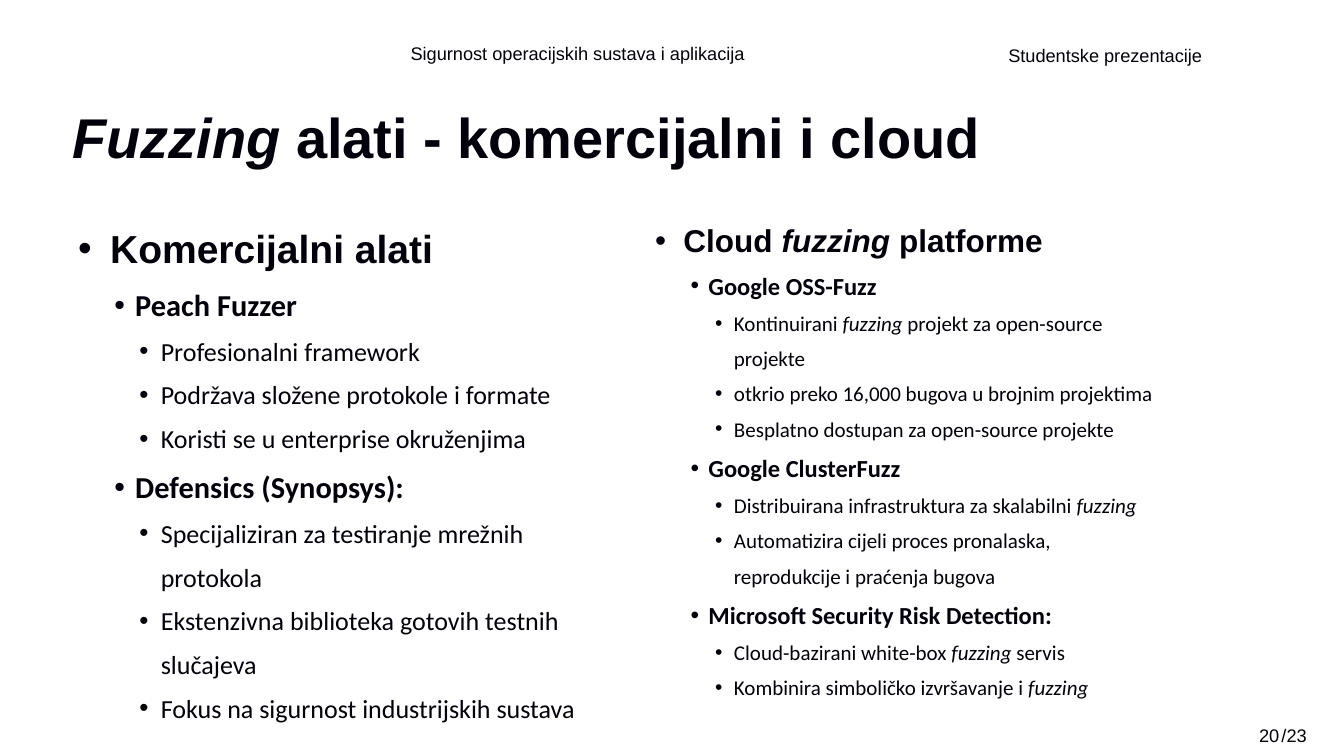
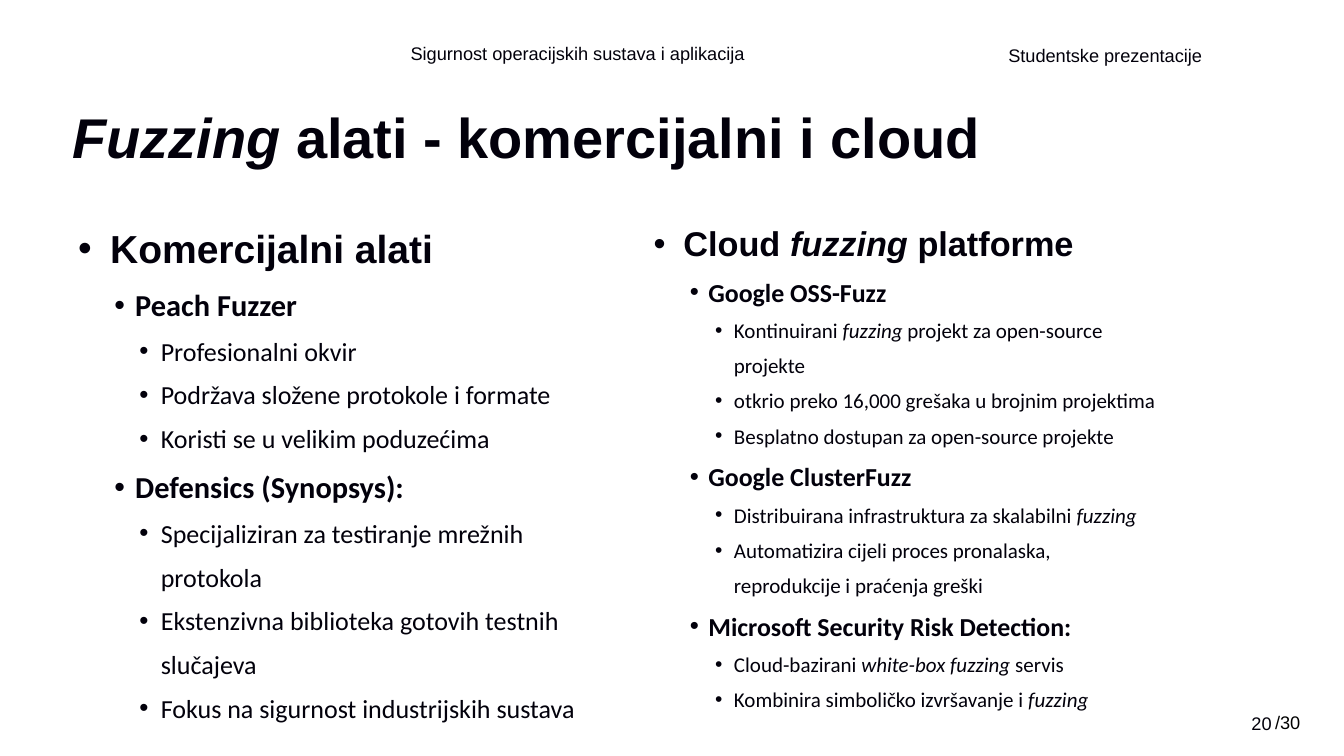
Before and after one commit to Gl1tc6/FER_diplomski, a slide deck: slide 20 of 2semestar/SOSA/SOSA Studentske prezentacije - DAK_Fuzzing.pptx. Drawn at 1344x756 pixels with LibreOffice and Linux fonts; fonts in the diff are those of the drawing; background and template pictures are left out. Boxes give left, top, right and bottom in pixels: in the first picture for what was removed or moved away, otherwise in the second. Text is boxed around its words. In the diff, an @@ line names an element or a change of style, - is before the commit and + after.

```diff
--- a/2semestar/SOSA/SOSA Studentske prezentacije - DAK_Fuzzing.pptx
+++ b/2semestar/SOSA/SOSA Studentske prezentacije - DAK_Fuzzing.pptx
@@ text at (x1=683, y1=231, x2=1074, y2=676): size 22.5 to 24.5 pt in "Cloud fuzzing platforme"; size 17.5 to 18.5 pt in "Google OSS-Fuzz", "Google ClusterFuzz", "Microsoft Security Risk Detection:"; italic on in "white-box"; indent changed @@
@@ text at (x1=161, y1=343, x2=356, y2=362): text changed @@
-    • Profesionalni framework
+    • Profesionalni okvir
@@ text at (x1=734, y1=393, x2=1154, y2=412): text changed @@
-    • otkrio preko 16,000 bugova u brojnim projektima
+    • otkrio preko 16,000 grešaka u brojnim projektima
@@ text at (x1=161, y1=430, x2=490, y2=453): text changed @@
-    • Koristi se u enterprise okruženjima
+    • Koristi se u velikim poduzećima
@@ text at (x1=734, y1=543, x2=1051, y2=597): text changed @@
-    • Automatizira cijeli proces pronalaska, reprodukcije i praćenja bugova
+    • Automatizira cijeli proces pronalaska, reprodukcije i praćenja greški
@@ page number moved from (x1=1259, y1=729, x2=1279, y2=742) to (x1=1251, y1=717, x2=1271, y2=730) @@
@@ text added at (x1=1275, y1=715, x2=1300, y2=730), 13 pt, text #000000 @@
+/30
@@ text removed at (x1=1281, y1=728, x2=1306, y2=742) @@
-/23
```
Also in this commit, not shown: 26 other slides changed, 47 other files.
